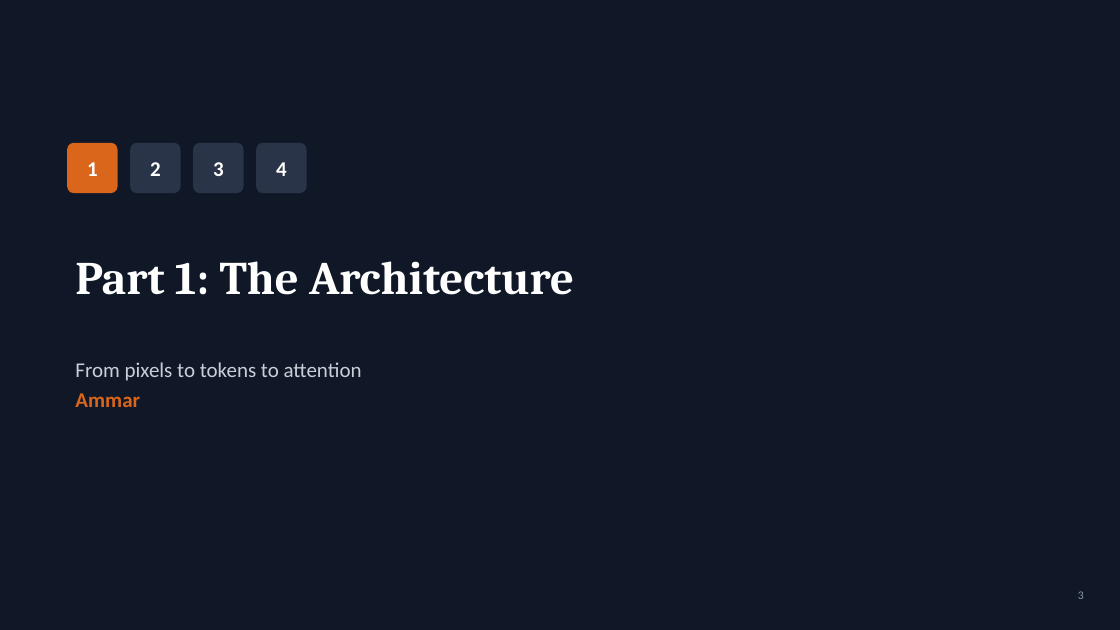
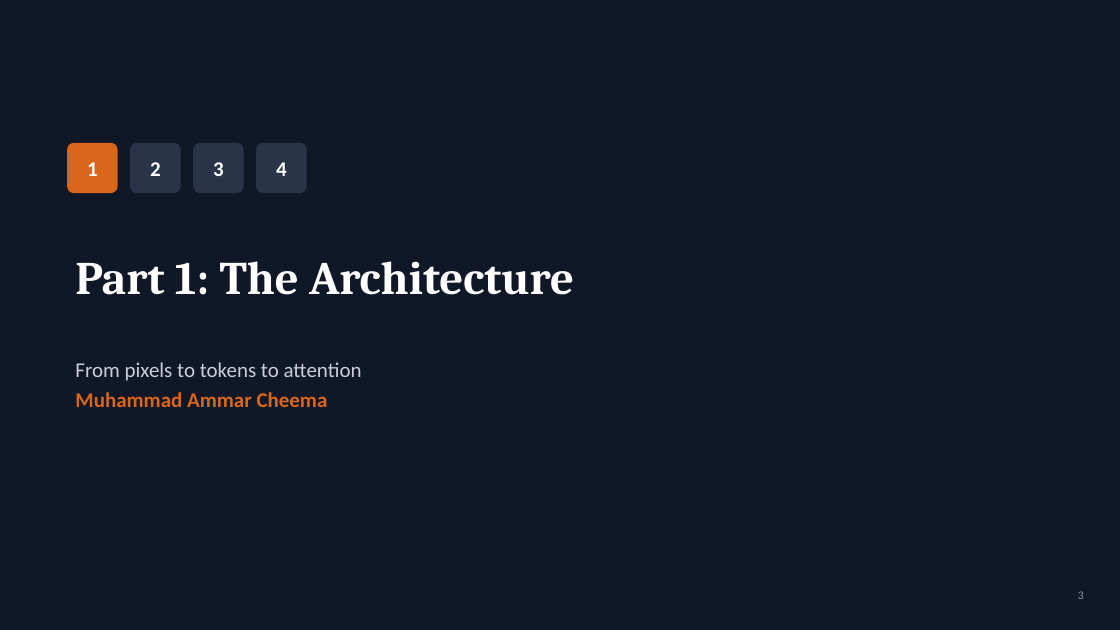
Before and after one commit to muhammadammar33/DL-presentation, a slide deck: slide 3 of ViT_Presentation.pptx. Drawn at 1120x630 pixels with LibreOffice and Linux fonts; fonts in the diff are those of the drawing. Boxes give left, top, right and bottom in pixels: in the first picture for what was removed or moved away, otherwise in the second. Text is boxed around its words. In the diff, an @@ line names an element or a change of style, - is before the commit and + after.

```diff
--- a/ViT_Presentation.pptx
+++ b/ViT_Presentation.pptx
@@ text at (75,392,328,407): text changed @@
-Ammar
+Muhammad Ammar Cheema
```
Also in this commit, not shown: 8 other slides changed, 1 other file.
